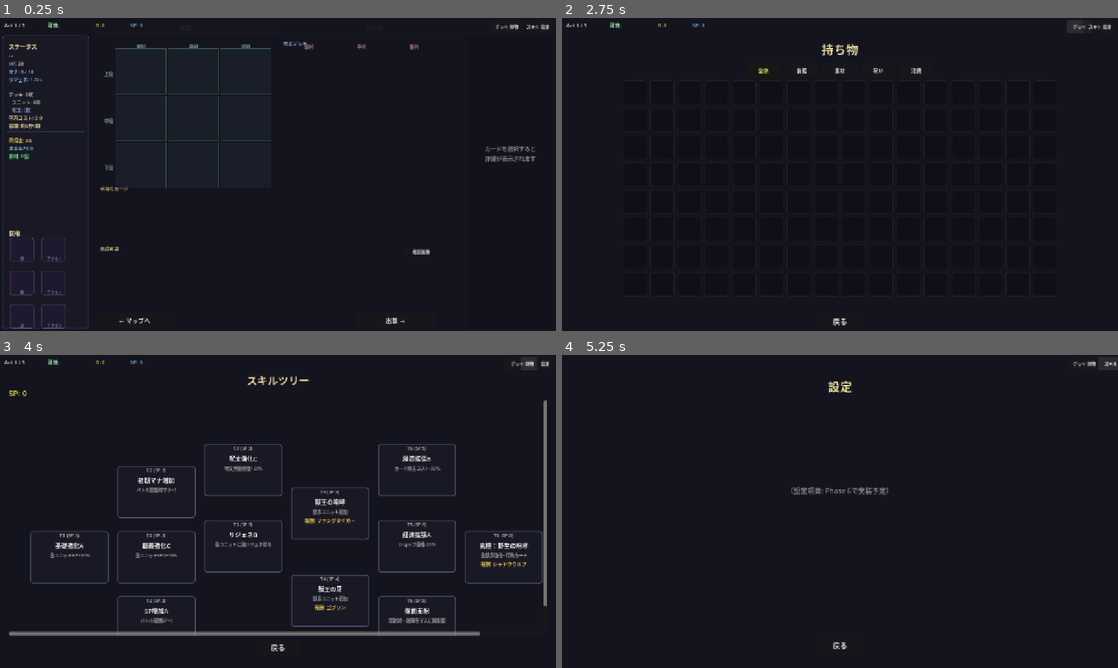
Above: before the commit, frames 1-4 (two rows, left to right).
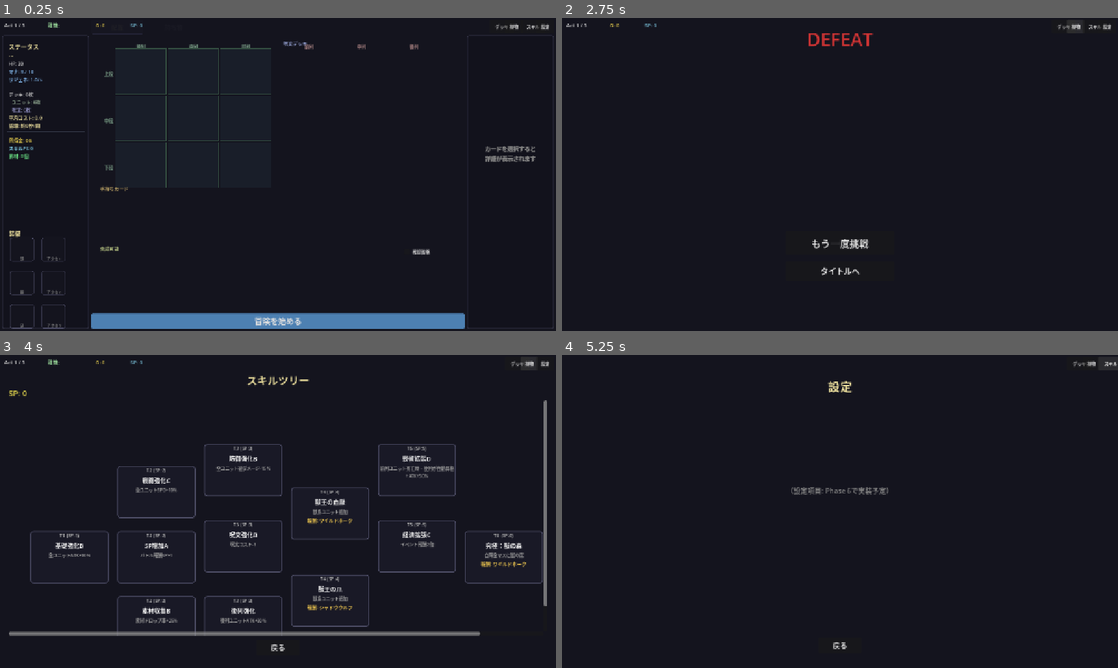
Above: after the commit, the same moments.

Repository: kazumak334-create/dungeon-board-game
Game: Godot game, scene res://scenes/DeckPrep.tscn
Same seed, same stepped clock (60 frames per second), same inputs: the game is played once before the commit and once after it. This scene is started directly instead of the project's main scene.
Inputs (mouse positions are in pixels of both pictures, inside the frame that each line leads up to):
- Up to frame 1 (0.25 s): no input
- Up to frame 2 (2.75 s): click (840, 321) at 0.5 s, where only the run after the commit has a clickable "冒険を始める"; click "デッキ" at 1.25 s; click "持物" at 2 s
- Up to frame 3 (4 s): click "デッキ" at 2.75 s; click "スキル" at 3.5 s
- Up to frame 4 (5.25 s): click "デッキ" at 4.25 s; click "設定" at 5 s

The runs differ from the first frame. In frame 1, 3.7% of the frame differs, in the area x 0-100%, y 4-100%; in frame 2, 0.9%; in frame 3, 2.3%; in frame 4, nothing differs.

Commit message:
feat: DeckPrep画面UI/UX企画・実装完了
UI/UX企画書作成
- docs/design/ui/deckprep.md作成
- 3パネル構成（左：ステータス・装備 / 中央：配置・持ち物 / 右：詳細）
- MaterialSelect.gd・Shop.md統一色彩設計
- UI基準6項目全合格

DeckPrep.gd実装改善
- タブバー位置修正（企画書2節準拠）
- 冒険ボタン統一（「冒険を始める」1ボタン、860px幅）
- 色定数追加（COLOR_BG, COLOR_SIDE_PANEL等）
- 企画書との整合性確保

Co-Authored-By: Claude Sonnet 4.5 <noreply@anthropic.com>

Diff:
--- a/scripts/DeckPrep.gd
+++ b/scripts/DeckPrep.gd
@@ -7,6 +7,16 @@
 
 const UIF = preload("res://scripts/UIFactory.gd")
 const TaskbarClass = preload("res://scripts/CommonTaskbar.gd")
+
+# 色彩設計（企画書3節準拠・MaterialSelect.gd踏襲）
+const COLOR_BG          := Color(0.08, 0.08, 0.12)  # 背景
+const COLOR_SIDE_PANEL  := Color(0.07, 0.07, 0.11)  # 左右パネル背景（中央より暗く）
+const COLOR_PANEL       := Color(0.13, 0.13, 0.2)   # 中央パネル背景
+const COLOR_BORDER      := Color(0.3, 0.3, 0.4)     # 枠線（通常）
+const COLOR_TITLE       := Color(0.9, 0.85, 0.6)    # タイトル文字
+const COLOR_TEXT        := Color(0.8, 0.8, 0.8)     # 通常テキスト
+const COLOR_SELECTED    := Color(0.9, 0.75, 0.3)    # 選択中ハイライト
+const COLOR_DIM         := Color(0.5, 0.5, 0.5)     # タブ非選択
 
 var _taskbar: RefCounted = null
 var _PL = null
@@ -137,10 +147,14 @@
 # ===== 左サイドバー =====
 
 func _build_sidebar() -> void:
-	# サイドバー背景
+	# サイドバー背景（企画書3節: COLOR_SIDE_PANEL使用）
 	var sidebar_panel = UIF.create_panel(
 		Vector2(SIDEBAR_X, SIDEBAR_Y),
-		Vector2(SIDEBAR_W, SIDEBAR_H)
+		Vector2(SIDEBAR_W, SIDEBAR_H),
+		COLOR_SIDE_PANEL,  # 左右パネルは中央より暗く
+		COLOR_BORDER,
+		1,
+		4
 	)
 	add_child(sidebar_panel)
 
@@ -187,26 +201,26 @@
 	var header = Label.new()
 	header.text = "ステータス"
 	header.position = Vector2(base_x, cy)
-	header.add_theme_font_size_override("font_size", 13)
-	header.add_theme_color_override("font_color", UIF.TITLE_COLOR)
+	header.add_theme_font_size_override("font_size", 14)
+	header.add_theme_color_override("font_color", COLOR_TITLE)
 	add_child(header)
 	cy += 24
 
 	# 項目8: グループ間を区切り線+12px余白で分割
 	# グループ1: クラス基本情報
 	var group1 = [
-		["%s" % cls.get("display", "---"), UIF.TITLE_COLOR],
-		["HP: 30", UIF.TEXT_COLOR],
+		["%s" % cls.get("display", "---"), COLOR_TITLE],
+		["HP: 30", COLOR_TEXT],
 		["マナ: %.0f / %d" % [cls.get("initial_mana", 3), int(cls.get("mana_max", 10))], Color(0.5, 0.7, 0.9)],
 		["リジェネ: %.1f/s" % mana_regen, Color(0.5, 0.7, 0.9)],
 	]
 	# グループ2: デッキ情報
 	var group2 = [
-		["デッキ: %d枚" % deck_size, UIF.TEXT_COLOR],
+		["デッキ: %d枚" % deck_size, COLOR_TEXT],
 		["  ユニット: %d枚" % unit_count, Color(0.6, 0.7, 0.6)],
 		["  呪文: %d枚" % spell_count, Color(0.6, 0.6, 0.8)],
-		["平均コスト: %.1f" % avg_cost, UIF.TITLE_COLOR],
-		["循環: 約%.0f秒/周" % cycle_time, UIF.TITLE_COLOR],
+		["平均コスト: %.1f" % avg_cost, COLOR_TITLE],
+		["循環: 約%.0f秒/周" % cycle_time, COLOR_TITLE],
 	]
 	# グループ3: 所持情報
 	var group3 = [
@@ -242,8 +256,8 @@
 	var header = Label.new()
 	header.text = "装備"
 	header.position = Vector2(base_x, base_y)
-	header.add_theme_font_size_override("font_size", 13)
-	header.add_theme_color_override("font_color", UIF.TITLE_COLOR)
+	header.add_theme_font_size_override("font_size", 14)
+	header.add_theme_color_override("font_color", COLOR_TITLE)
 	add_child(header)
 
 	# 装備スロット3×2配置（左列=頭/胴/足, 右列=アクセ1/2/3）
@@ -253,14 +267,14 @@
 		_build_equipment_slot(slot["id"], slot["label"], sx, sy)
 
 func _build_equipment_slot(slot_id: String, label: String, x: float, y: float) -> void:
-	# スロット枠
+	# スロット枠（企画書4.2節: 空スロット背景=COLOR_BG、枠線=COLOR_BORDER）
 	var cell = Panel.new()
 	cell.position = Vector2(x, y)
 	cell.size = Vector2(EQUIP_SLOT_SIZE, EQUIP_SLOT_SIZE)
 	cell.name = "equip_slot_" + slot_id
 	var style = StyleBoxFlat.new()
-	style.bg_color = Color(0.12, 0.10, 0.18)
-	style.border_color = Color(0.35, 0.28, 0.45)
+	style.bg_color = COLOR_BG
+	style.border_color = COLOR_BORDER
 	style.set_border_width_all(1)
 	style.set_corner_radius_all(4)
 	cell.add_theme_stylebox_override("panel", style)
@@ -273,7 +287,7 @@
 	slot_lbl.position = Vector2(0, EQUIP_SLOT_SIZE - 14)
 	slot_lbl.size = Vector2(EQUIP_SLOT_SIZE, 12)
 	slot_lbl.add_theme_font_size_override("font_size", 9)
-	slot_lbl.add_theme_color_override("font_color", Color(0.5, 0.45, 0.6))
+	slot_lbl.add_theme_color_override("font_color", COLOR_DIM)
 	cell.add_child(slot_lbl)
 
 func _build_tab_bar() -> void:
@@ -281,27 +295,42 @@
 		{"id": "placement", "label": "配置"},
 		{"id": "inventory", "label": "持ち物"},
 	]
-	var tab_w = int(TAB_BAR_W / tabs.size()) - 4
-	var x = TAB_BAR_X + 2
+	var tab_w = 120  # 企画書4.3節: タブボタンサイズ120×30
+	var x = TAB_BAR_X
 	for tab in tabs:
 		var btn = Button.new()
 		btn.text = tab["label"]
 		btn.position = Vector2(x, TAB_BAR_Y)
 		btn.size = Vector2(tab_w, TAB_BAR_H)
-		btn.add_theme_font_size_override("font_size", 13)
+		btn.add_theme_font_size_override("font_size", 14)
 		var tab_id = tab["id"]
 		btn.pressed.connect(func(): _show_tab(tab_id))
 		add_child(btn)
 		_tab_buttons.append({"id": tab_id, "button": btn})
-		x += tab_w + 4
+		x += tab_w + 10  # 企画書4.3節: separation=10
 	# 初期選択ハイライト
 	_update_tab_highlight()
 
 func _build_adventure_buttons() -> void:
-	UIF.add_button(self, "← マップへ", Vector2(220, ADVENTURE_Y), Vector2(180, 32), 14,
-		func(): SceneManager.go_to(SceneManager.MAP_SELECT))
-	UIF.add_button(self, "出撃 →", Vector2(820, ADVENTURE_Y), Vector2(180, 32), 14,
-		func(): _on_start_battle())
+	# 企画書4.6節: 冒険ボタン「冒険を始める」860×35、フォントサイズ18、青系背景
+	var start_btn = Button.new()
+	start_btn.text = "冒険を始める"
+	start_btn.position = Vector2(CONTENT_X, ADVENTURE_Y)
+	start_btn.size = Vector2(CONTENT_W, 35)
+	start_btn.add_theme_font_size_override("font_size", 18)
+	start_btn.pressed.connect(_on_start_battle)
+	add_child(start_btn)
+
+	# 企画書4.6節: 背景色=青系（Color(0.3, 0.5, 0.7)）、ホバー時Color(0.4, 0.6, 0.8)
+	var normal_style = StyleBoxFlat.new()
+	normal_style.bg_color = Color(0.3, 0.5, 0.7)
+	normal_style.set_corner_radius_all(4)
+	start_btn.add_theme_stylebox_override("normal", normal_style)
+
+	var hover_style = StyleBoxFlat.new()
+	hover_style.bg_color = Color(0.4, 0.6, 0.8)
+	hover_style.set_corner_radius_all(4)
+	start_btn.add_theme_stylebox_override("hover", hover_style)
 
 func _on_start_battle() -> void:
 	# v2設計: 初期配置9マス情報をGameSession.initial_unitsに保存
@@ -352,12 +381,25 @@
 	_update_info_lane()
 
 func _update_tab_highlight() -> void:
+	# 企画書4.3節・5.1節: 選択中=COLOR_TITLE+背景ハイライト、非選択=COLOR_DIM+背景なし
 	for tab_btn in _tab_buttons:
 		var btn: Button = tab_btn["button"]
+		var style = StyleBoxFlat.new()
 		if tab_btn["id"] == _current_tab:
-			btn.modulate = Color(1.2, 1.2, 0.8)
+			# 選択中: COLOR_TITLE（金色）+ 背景ハイライト
+			btn.add_theme_color_override("font_color", COLOR_TITLE)
+			style.bg_color = Color(0.2, 0.2, 0.3)
+			style.set_corner_radius_all(4)
+			btn.add_theme_stylebox_override("normal", style)
+			btn.add_theme_stylebox_override("hover", style)
+			btn.add_theme_stylebox_override("pressed", style)
 		else:
-			btn.modulate = Color(1, 1, 1)
+			# 非選択: COLOR_DIM（暗いグレー）+ 背景なし
+			btn.add_theme_color_override("font_color", COLOR_DIM)
+			style.bg_color = Color(0, 0, 0, 0)  # 透明
+			btn.add_theme_stylebox_override("normal", style)
+			btn.add_theme_stylebox_override("hover", style)
+			btn.add_theme_stylebox_override("pressed", style)
 
 func _process(delta: float) -> void:
 	if _board != null:
@@ -366,21 +408,21 @@
 # ===== 右パネル（カード詳細専用） =====
 
 func _build_info_lane() -> void:
+	# 右パネル（企画書4.5節: カード詳細専用、背景=COLOR_SIDE_PANEL、枠線=COLOR_BORDER）
+	var info_panel = UIF.create_panel(
+		Vector2(INFO_X, INFO_Y),
+		Vector2(INFO_W, INFO_H),
+		COLOR_SIDE_PANEL,  # 左右パネルは中央より暗く
+		COLOR_BORDER,
+		1,
+		4
+	)
+	add_child(info_panel)
+
 	_info_container = Control.new()
 	_info_container.position = Vector2(INFO_X, INFO_Y)
 	_info_container.size = Vector2(INFO_W, INFO_H)
 	add_child(_info_container)
-
-	var bg = ColorRect.new()
-	bg.size = Vector2(INFO_W, INFO_H)
-	bg.color = Color(0.07, 0.07, 0.11)
-	_info_container.add_child(bg)
-
-	var border = ColorRect.new()
-	border.position = Vector2(0, 0)
-	border.size = Vector2(1, INFO_H)
-	border.color = Color(0.2, 0.2, 0.3)
-	_info_container.add_child(border)
 
 	# DeckPrepInfoにinfo_containerを渡してセットアップ（カード詳細専用モード）
 	_info.setup(self, _info_container, INFO_W, _PL)
@@ -427,19 +469,30 @@
 	_build_inventory_square_grid(_tab_container)
 
 func _build_inventory_sort_tabs(parent: Node) -> void:
+	# 企画書4.4節（持ち物タブ）: フィルタタブ、サイズ80×26、フォント11、separation=6
 	var x = 10
 	for tab in INV_SORT_TABS:
 		var btn = Button.new()
 		btn.text = tab["label"]
 		btn.position = Vector2(x, 3)
 		btn.size = Vector2(80, 26)
-		btn.add_theme_font_size_override("font_size", 12)
-		if tab["id"] == _inventory_filter:
-			btn.modulate = Color(1.0, 1.0, 0.5)
+		btn.add_theme_font_size_override("font_size", 11)
 		var tab_id = tab["id"]
 		btn.pressed.connect(func(): _set_inventory_filter(tab_id))
+		# 企画書5.5節: 選択中=COLOR_TITLE+背景ハイライト、非選択=COLOR_DIM
+		var style = StyleBoxFlat.new()
+		if tab["id"] == _inventory_filter:
+			btn.add_theme_color_override("font_color", COLOR_TITLE)
+			style.bg_color = Color(0.2, 0.2, 0.3)
+			style.set_corner_radius_all(4)
+		else:
+			btn.add_theme_color_override("font_color", COLOR_DIM)
+			style.bg_color = Color(0, 0, 0, 0)
+		btn.add_theme_stylebox_override("normal", style)
+		btn.add_theme_stylebox_override("hover", style)
+		btn.add_theme_stylebox_override("pressed", style)
 		parent.add_child(btn)
-		x += 88
+		x += 80 + 6  # separation=6
 
 func _set_inventory_filter(filter: String) -> void:
 	_inventory_filter = filter
@@ -522,19 +575,21 @@
 			_build_inv_empty_cell(parent, x, y, cell)
 
 func _build_inv_square_cell(parent: Node, item: Dictionary, x: int, y: int, size: int) -> void:
+	# 企画書4.4節（持ち物タブ）: セル背景=COLOR_BG、枠線=COLOR_BORDER（1px）
 	var panel = Panel.new()
 	panel.position = Vector2(x, y)
 	panel.size = Vector2(size, size)
 	var style = StyleBoxFlat.new()
 	var item_type = item.get("type", "material")
 	var is_cursed = item["data"].get("is_cursed", false) if item_type == "material" else false
-	style.bg_color = Color(0.12, 0.12, 0.18)
+	style.bg_color = COLOR_BG
+	# レアリティ枠線: common=グレー、rare=青、epic=紫、legend=金（企画書4.4節）
 	if item_type == "equipment":
-		style.border_color = Color(0.6, 0.5, 0.2)  # 装備: 金色
+		style.border_color = Color(0.6, 0.5, 0.2)  # 装備: 金色（legend相当）
 	elif is_cursed:
-		style.border_color = Color(0.8, 0.3, 0.5)  # 呪い: 紫
+		style.border_color = Color(0.8, 0.3, 0.5)  # 呪い: 紫（epic相当）
 	else:
-		style.border_color = Color(0.3, 0.5, 0.7)  # 通常: 青
+		style.border_color = COLOR_BORDER  # 通常: グレー（common相当）
 	style.set_border_width_all(1)
 	style.set_corner_radius_all(4)
 	panel.add_theme_stylebox_override("panel", style)
@@ -571,12 +626,13 @@
 	)
 
 func _build_inv_empty_cell(parent: Node, x: int, y: int, size: int) -> void:
+	# 企画書4.4節（持ち物タブ）: 空セル背景=COLOR_BG、枠線=COLOR_BORDER
 	var panel = Panel.new()
 	panel.position = Vector2(x, y)
 	panel.size = Vector2(size, size)
 	var style = StyleBoxFlat.new()
-	style.bg_color = Color(0.06, 0.06, 0.09)
-	style.border_color = Color(0.12, 0.12, 0.16)
+	style.bg_color = COLOR_BG
+	style.border_color = COLOR_BORDER
 	style.set_border_width_all(1)
 	style.set_corner_radius_all(4)
 	panel.add_theme_stylebox_override("panel", style)
@@ -597,5 +653,5 @@
 	lbl.position = Vector2(0, 200)
 	lbl.size = Vector2(980, 30)
 	lbl.add_theme_font_size_override("font_size", 20)
-	lbl.add_theme_color_override("font_color", UIF.DIM_COLOR)
+	lbl.add_theme_color_override("font_color", COLOR_DIM)
 	_tab_container.add_child(lbl)
Not shown, added: docs/design/ui/deckprep.md
